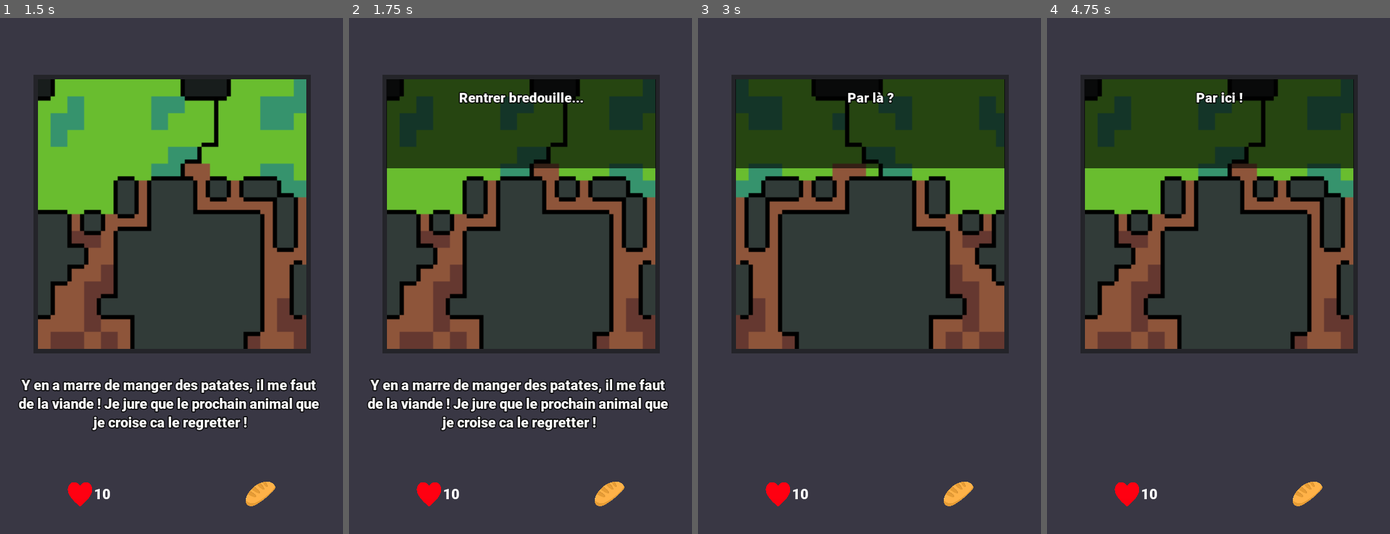
Above: before the commit, frames 1-4 (left to right).
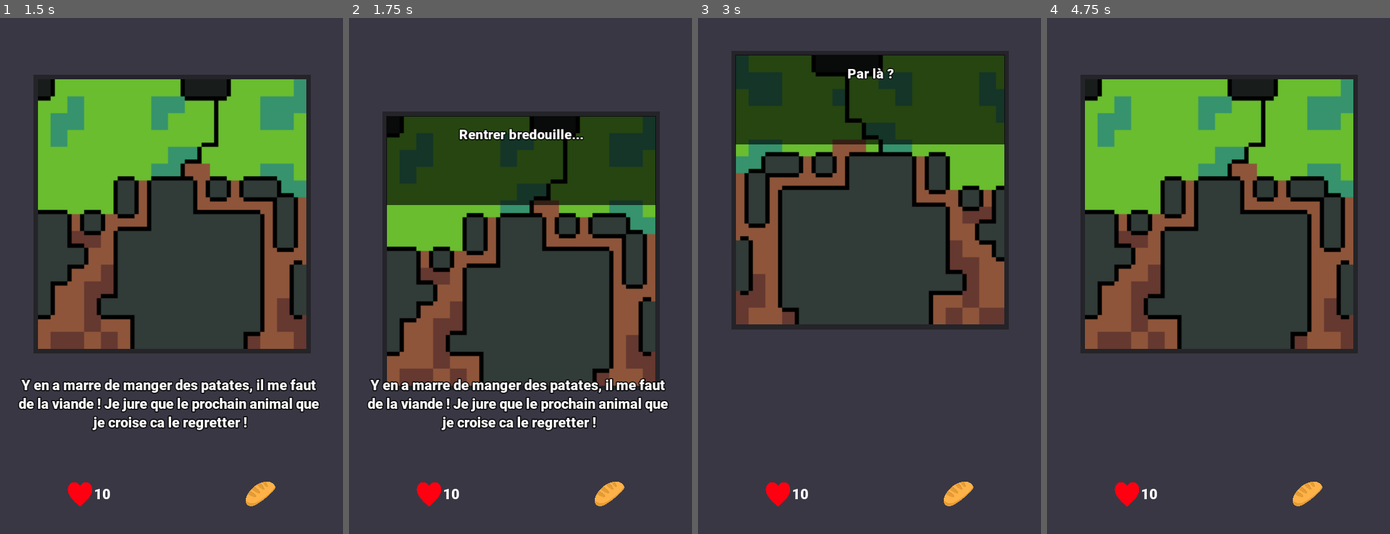
Above: after the commit, the same moments.

Repository: frisk038/SwipeAdventure
Game: Godot game, scene res://Scene/main_screen.tscn
Two runs of this game, one before a commit and one after it. Both use one fixed random seed, a clock stepped at 60 frames per second and the inputs below.
Inputs (mouse positions are in pixels of both pictures, inside the frame that each line leads up to):
- Up to frame 1 (1.5 s): move the mouse to (246, 250) at 0.52 s; click (246, 250) at 0.67 s; drag from (102, 301) to (154, 379) at 1.27 s
- Up to frame 2 (1.75 s): no input
- Up to frame 3 (3 s): move the mouse to (903, 162) at 2.02 s; click (903, 162) at 2.17 s; drag from (852, 379) to (766, 198) at 2.77 s
- Up to frame 4 (4.75 s): move the mouse to (1321, 353) at 3.52 s; click (1321, 353) at 3.67 s; drag from (1115, 198) to (1167, 147) at 4.27 s

Frame 1 is identical in both runs. In frame 2, 26% of the frame differs, in the area x 9-91%, y 11-73%; in frame 3, 20%; in frame 4, 13%.

Commit message:
hint animation

Diff:
--- a/Component/card.tscn
+++ b/Component/card.tscn
@@ -280,13 +280,13 @@
 tracks/0/enabled = true
 tracks/0/keys = {
 "times": PoolRealArray( 0, 0.05, 0.5 ),
-"transitions": PoolRealArray( 1, 1, 1 ),
+"transitions": PoolRealArray( 1, 0.5, 1 ),
 "update": 0,
 "values": [ Vector2( 0, 0 ), Vector2( 35, 0 ), Vector2( 350, 0 ) ]
 }
 tracks/1/type = "value"
 tracks/1/path = NodePath("card:rect_rotation")
-tracks/1/interp = 1
+tracks/1/interp = 0
 tracks/1/loop_wrap = true
 tracks/1/imported = false
 tracks/1/enabled = true
@@ -433,6 +433,4 @@
 anims/up = SubResource( 6 )
 anims/up_drag = SubResource( 16 )
 
-[node name="Tween" type="Tween" parent="."]
-
 [connection signal="animation_finished" from="AnimationPlayer" to="." method="_on_AnimationPlayer_animation_finished"]
--- a/Script/card.gd
+++ b/Script/card.gd
@@ -9,11 +9,10 @@
 onready var hint_right = $"card/AnimatedSprite/hint_right"
 onready var hint_down = $"card/AnimatedSprite/hint_down"
 onready var hint_up_bg = $"card/AnimatedSprite/hint_bg"
-onready var tween = $"Tween"
 
 var drag_start_pos:Vector2
 var is_dragging:bool
-var previous_direction:int
+var previous_direction:int = GlobalPath.NONE
 
 signal choice_made
 
@@ -62,22 +61,27 @@
 	elif event.pressed == false:
 		hide_hint()
 		is_dragging = false
+		previous_direction = GlobalPath.NONE
 		get_choice(event.position)
 
 func on_dragging(evt_position:Vector2):
 	var choice = vector_to_choice(evt_position)
-	if choice == -1 :
-		hide_hint()
-		previous_direction = -1
-		return
-	if previous_direction != choice:
+	if choice != previous_direction:
+		if previous_direction == GlobalPath.NONE:
+			show_hint(choice)
+			var anim = GlobalPath.path_to_string(choice)
+			anim_player.play(anim+'_drag')
+		else:
+			hide_hint()
+			var anim = GlobalPath.path_to_string(previous_direction)
+			anim_player.play(anim+'_drag', -1, -1)
 		previous_direction = choice
-		show_hint(choice)
+
 
 func vector_to_choice(vec:Vector2):
 	var drag_direction:Vector2 = vec - drag_start_pos
 	if drag_direction.length() < DETECTION_TRESHOLD:
-		return -1
+		return GlobalPath.NONE
 	var absVec = drag_direction.abs()
 	if absVec.x > absVec.y:
 		if drag_direction.x > 0 :
--- a/Script/path.gd
+++ b/Script/path.gd
@@ -4,6 +4,7 @@
 const UP = 1
 const RIGHT = 2
 const DOWN = 3
+const NONE = -1
 
 signal new_path
 
